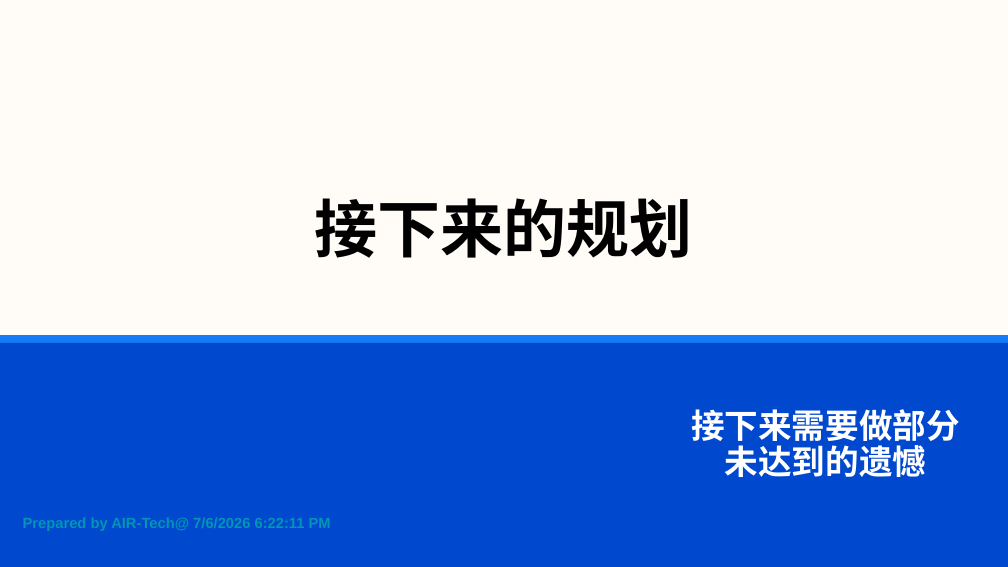
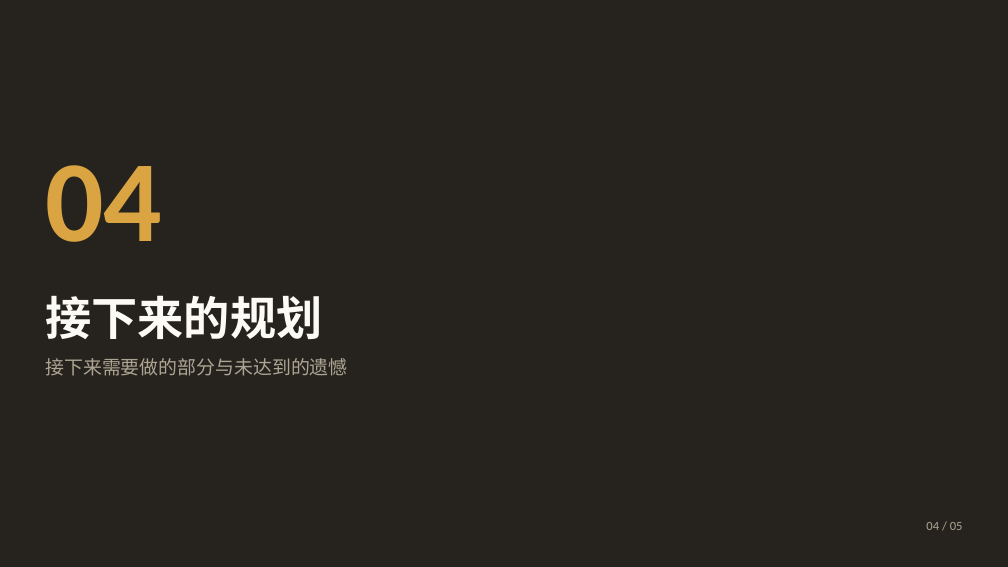
Before and after one commit to cyx3705/0000-000-Template, a slide deck: slide 16 of Unused/b-Office/项目报告.pptx. Drawn at 1008x567 pixels with LibreOffice and Linux fonts; fonts in the diff are those of the drawing; background and template pictures are left out. Boxes give left, top, right and bottom in pixels: in the first picture for what was removed or moved away, otherwise in the second. Text is boxed around its words. In the diff, an @@ line names an element or a change of style, - is before the commit and + after.

```diff
--- a/Unused/b-Office/项目报告.pptx
+++ b/Unused/b-Office/项目报告.pptx
@@ background #FFFCF7 to #26231E @@
@@ text added at <box>45,165,162,242</box>, 110 pt, text #D9A441, bold @@
+04
@@ text "接下来的规划": place and size @@
-text "接下来的规划" at <box>315,198,693,258</box>
+text "接下来的规划" at <box>45,295,322,339</box>
@@ text "接下来的规划" at <box>45,295,322,339</box>: size 60 to 44 pt, text colour #000000 to #FBFAF7; alignment centre to left; vertical alignment top to middle @@
@@ rectangle removed at <box>0,335,1008,559</box> @@
-·
@@ rectangle removed at <box>0,343,1008,567</box> @@
@@ text at <box>45,358,347,376</box>: text changed; size 32 to 18 pt; font Arial to Noto Sans CJK SC; text colour #FFFFFF to #ACA593; bold off @@
-接下来需要做部分未达到的遗憾
+接下来需要做的部分与未达到的遗憾
@@ text removed at <box>23,517,331,531</box> @@
-Prepared by AIR-Tech@ 7/6/2026 6:22:11 PM
@@ text added at <box>926,522,963,530</box>, 12 pt, text #ACA593 @@
+04 / 05
```
Also in this commit, not shown: 15 other slides changed, 6 slides added, 6 slides removed, 6 other files.
